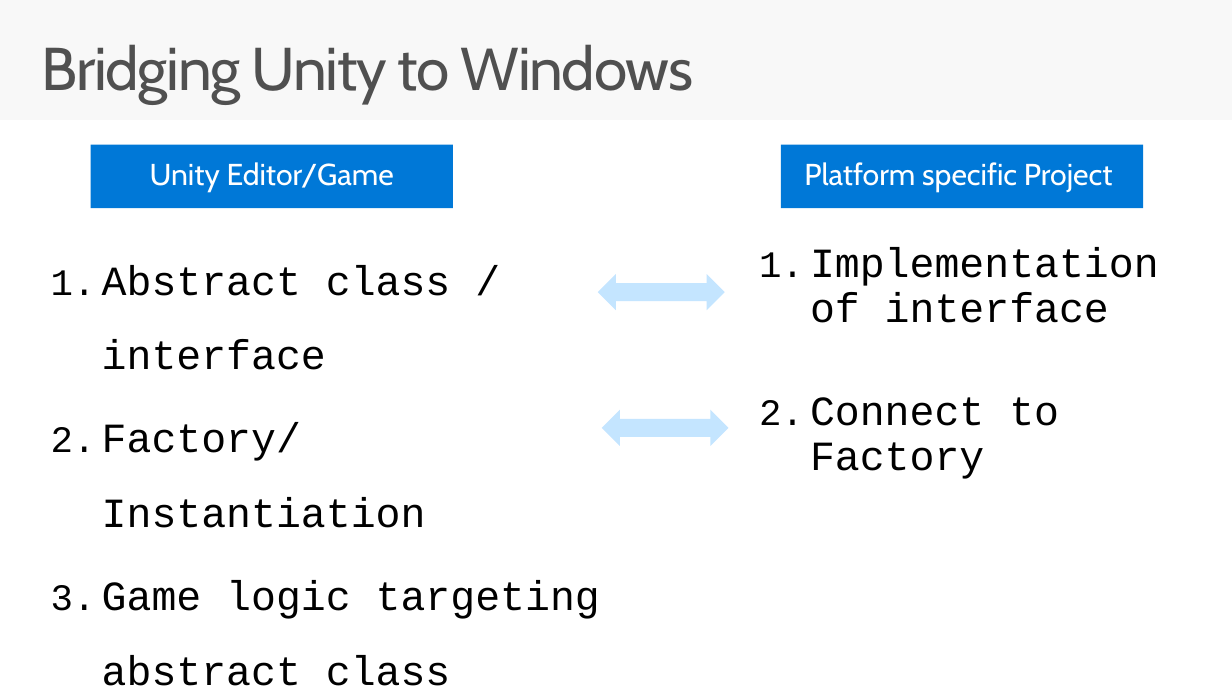
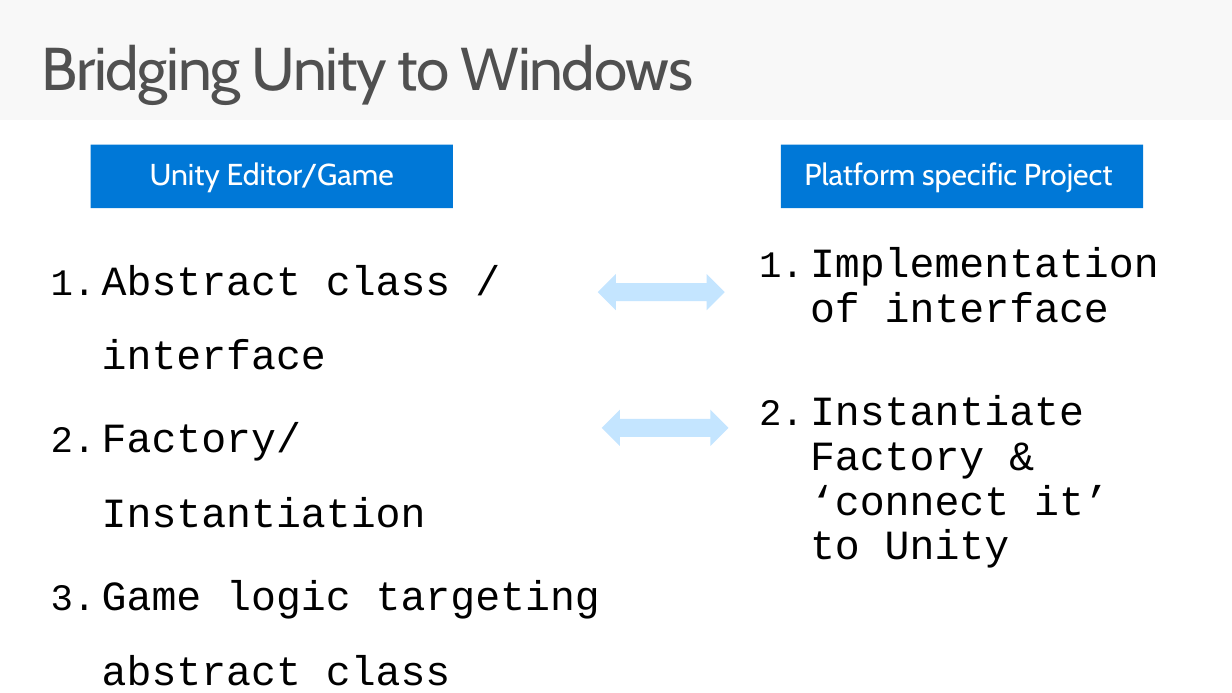
Before and after one commit to grazies/CodeLabs-GameDev-2-UnityWin10, a slide deck: slide 12 of UnityLightUp.pptx (slide 11 before the commit). Drawn at 1232x693 pixels with LibreOffice and Linux fonts; fonts in the diff are those of the drawing. Boxes give left, top, right and bottom in pixels: in the first picture for what was removed or moved away, otherwise in the second. Text is boxed around its words. In the diff, an @@ line names an element or a change of style, - is before the commit and + after.

```diff
--- a/UnityLightUp.pptx
+++ b/UnityLightUp.pptx
@@ text at box(810, 395, 1109, 568): text changed @@
-2. Connect to Factory
+2. Instantiate Factory & ‘connect it’ to Unity
```
Also in this commit, not shown: 5 other slides changed, 2 slides added, 1 slide removed.
